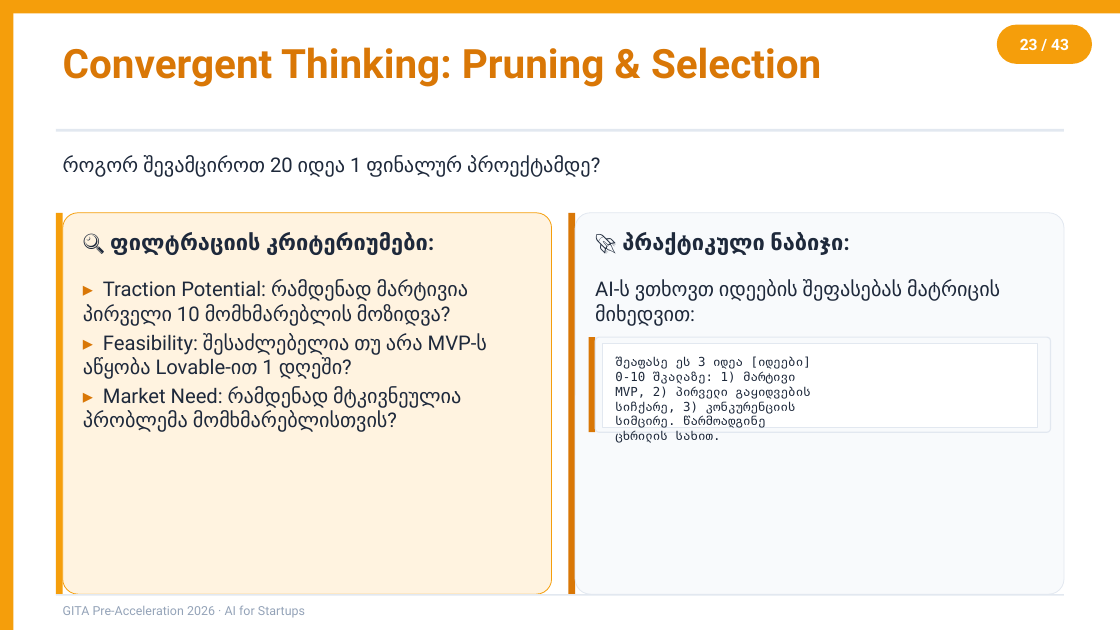
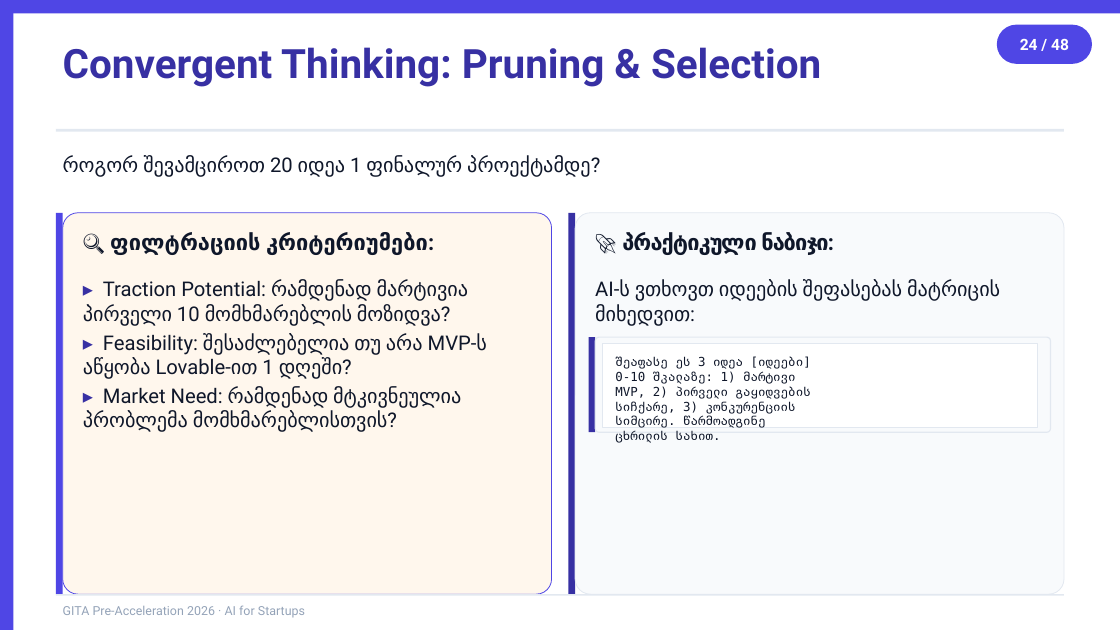
Before and after one commit to basilaia123/ai2026, a slide deck: slide 24 of GITA/Pre-Acceleration/2026-5h-AI-for-Startups/day1-slides.pptx (slide 23 before the commit). Drawn at 1120x630 pixels with LibreOffice and Linux fonts; fonts in the diff are those of the drawing. Boxes give left, top, right and bottom in pixels: in the first picture for what was removed or moved away, otherwise in the second. Text is boxed around its words. In the diff, an @@ line names an element or a change of style, - is before the commit and + after.

```diff
--- a/GITA/Pre-Acceleration/2026-5h-AI-for-Startups/day1-slides.pptx
+++ b/GITA/Pre-Acceleration/2026-5h-AI-for-Startups/day1-slides.pptx
@@ fill #F59E0B to #4F46E5 in 4 elements at (0, 0, 13, 629), (0, 0, 1120, 13), (56, 213, 63, 594), (997, 25, 1092, 64) @@
@@ text "Convergent Thinking: Pruning & Selection" at (63, 47, 821, 87): text colour #D97706 to #3730A3 @@
@@ text in rounded rectangle at (1020, 39, 1069, 50): text changed @@
-23 / 43
+24 / 48
@@ rounded rectangle at (63, 213, 552, 594): fill #FFF3E0 to #FFF7ED; outline #F59E0B 0.5 pt to #4F46E5 0.5 pt @@
@@ rectangle at (569, 213, 576, 594): fill #D97706 to #3730A3 @@
@@ text "▸ Traction Potential: რამდენად მარტივია ..." at (83, 280, 487, 432): text colour #D97706 to #3730A3 in "▸", "▸", "▸"; text colour #1E293B to #0F172A @@
@@ rectangle at (588, 337, 595, 432): fill #D97706 to #3730A3 @@
@@ text colour #1E293B to #0F172A in 5 elements at (63, 156, 590, 177), (110, 232, 428, 255), (622, 232, 828, 255), (595, 280, 1000, 326), (615, 356, 811, 428) @@
```
Also in this commit, not shown: 41 other slides changed, 6 slides added, 1 slide removed, 6 other files.
